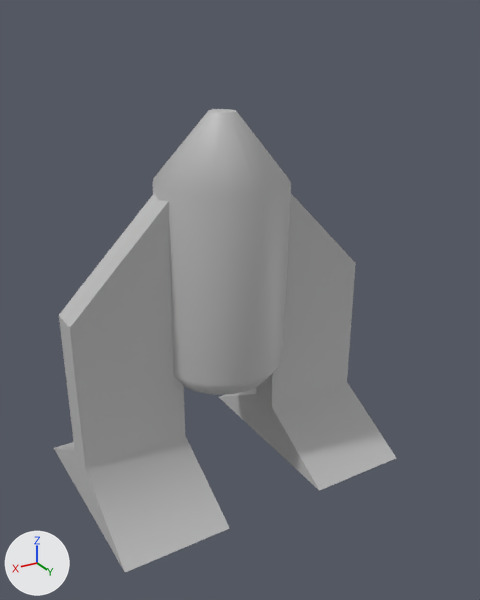
An edit to the FBX model George Files/robit1.fbx, drawn before and after from the same camera.
Rendered twice from a camera (50 mm lens) standing at (0.0283, 0.0524, 0.0435) and looking at (-0.0011, 0.0033, 0.0189). Arrows for +X, +Y and +Z are at lower left; the lights stay in place. Where no turn or scale is listed for an object, it has been applied to the vertices.
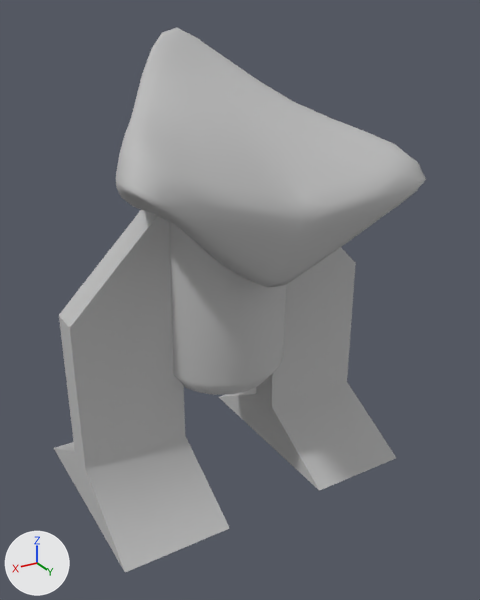
The newer file is also turned or shifted as a whole; pictures and numbers use the older file's frame.

Where the change shows, as pixel boxes [x1, y1, x2, y2] in the pictures (480 x 600 px):
```json
{"object": "pCube2", "change": "reshaped", "before": [54, 109, 396, 572], "after": [54, 27, 426, 572], "on screen": "9% wider, 18% taller"}
{"part": 1, "of": "me_mesh", "change": "added", "after": [116, 27, 426, 287]}
```

The change, as JSON lines over the scene's bpy script:
```json
{"op": "add", "block": "mat_smallbot_mat", "code": ["mat_smallbot_mat = principled_material('SmallBot_Mat')", "mat_smallbot_mat.base_color = (0.5, 0.5, 0.5)  # grey #bcbcbc", "mat_smallbot_mat.roughness = 0.749"]}
{"op": "add", "block": "mat_piratehat_mat", "code": ["mat_piratehat_mat = principled_material('PirateHat_Mat')", "mat_piratehat_mat.base_color = (0.5, 0.5, 0.5)  # grey #bcbcbc", "mat_piratehat_mat.roughness = 0.749"]}
{"block": "me_mesh", "where": "# used by ob_pcube2; location = (-0.01, 0.0018, 0.0)"}
{"op": "remove", "block": "me_mesh", "code": "me_mesh.from_pydata(...)  # 496 vertices, 972 faces; spans x -0.005..0.025, y -0.0136..0.01, z 0.0012..0.036"}
{"op": "remove", "block": "me_mesh", "code": "me_mesh.materials.append(mat_lambert1)  # grey #bcbcbc"}
{"op": "add", "block": "me_mesh", "code": "me_mesh.from_pydata(...)  # 954 vertices, 1884 faces; spans x -0.005..0.025, y -0.0136..0.0125, z 0.0012..0.0424"}
{"block": "me_mesh", "change": "me_mesh part 1: a new loose piece of 458 vertices spanning x -0.0036..0.0231, y -0.0088..0.0125, z 0.0228..0.0424, in mat_piratehat_mat (grey #bcbcbc)"}
{"op": "add", "block": "me_mesh", "code": "me_mesh.materials.append(mat_smallbot_mat)  # grey #bcbcbc"}
{"op": "add", "block": "me_mesh", "code": "me_mesh.materials.append(mat_piratehat_mat)  # grey #bcbcbc"}
```
